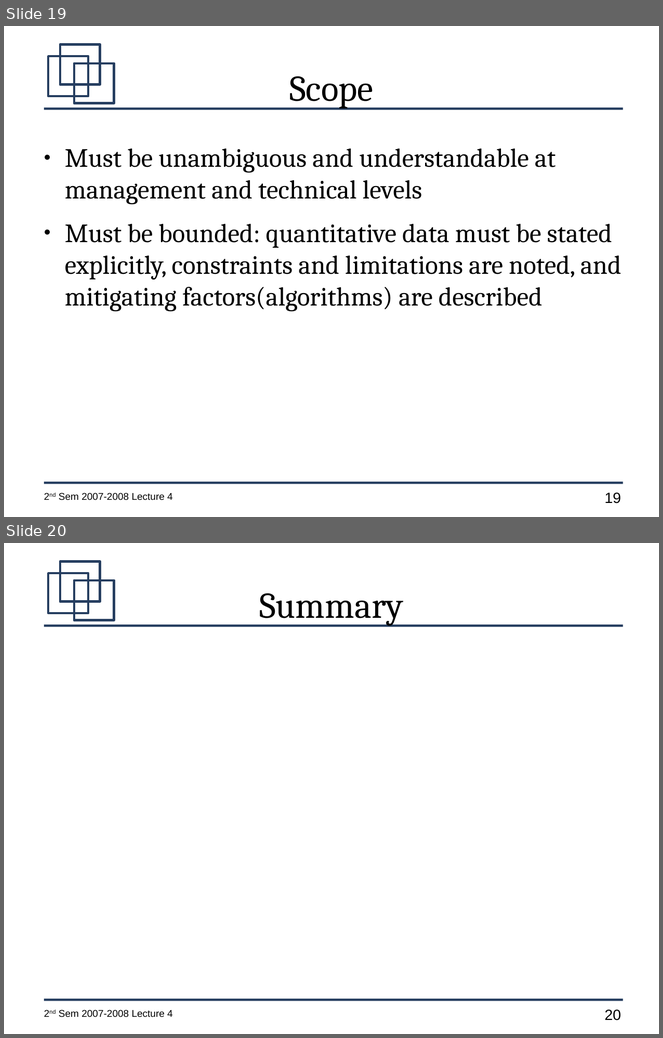
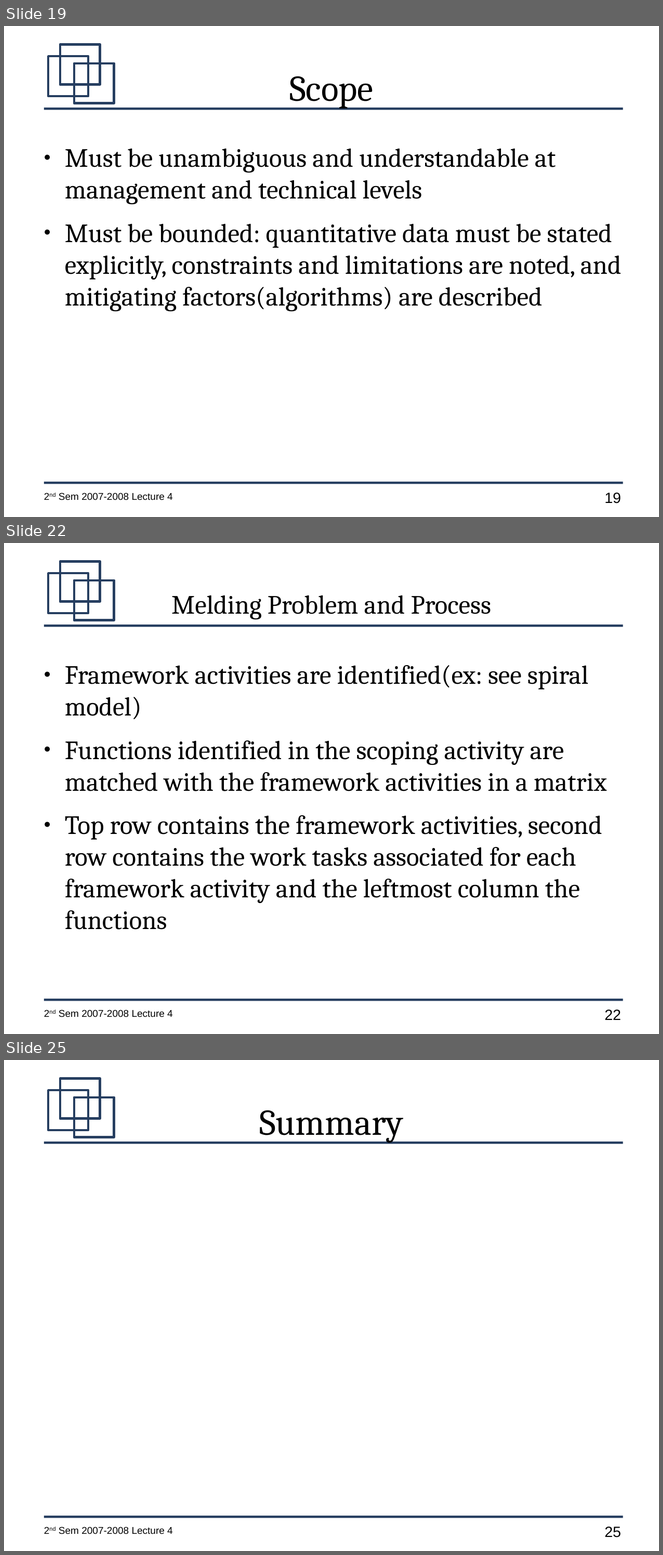
Before and after one commit to jachermocilla/jach-homepage, a slide deck: CMSC128-2nd-Sem-2007-L4.odp. Shown one above the other, each under a label of ours: slides 19 and 20 before the commit, slides 19, 22 and 25 after it; the slides between them are not shown. The pictures are 663x1038 and 663x1555 pixels, drawn with LibreOffice and Linux fonts; fonts in the diff are those of the drawing. Boxes give left, top, right and bottom in pixels: in the first picture for what was removed or moved away, otherwise in the second. Text is boxed around its words. In the diff, an @@ line names an element or a change of style, - is before the commit and + after.

```diff
--- a/CMSC128-2nd-Sem-2007-L4.odp
+++ b/CMSC128-2nd-Sem-2007-L4.odp
@@ slide 22 added at (4, 543, 659, 1034), background #FFFFFF; not listed: 7 template elements that a slide beside it also shows @@
@@ title added at (171, 595, 491, 619), 32 pt, text #000000 @@
+Melding Problem and Process
@@ text added at (65, 665, 607, 930), 32 pt, text #000000 @@
+● Framework activities are identified(ex: see spiral model)
+● Functions identified in the scoping activity are matched with the framework activities in a matrix
+● Top row contains the framework activities, second row contains the work tasks associated for each framework activity and the leftmost column the functions
@@ what was slide 20 is now slide 25 @@
@@ page number at (605, 1527, 621, 1538): text changed @@
-20
+25
```
Also in this commit, not shown: 4 other slides added.
